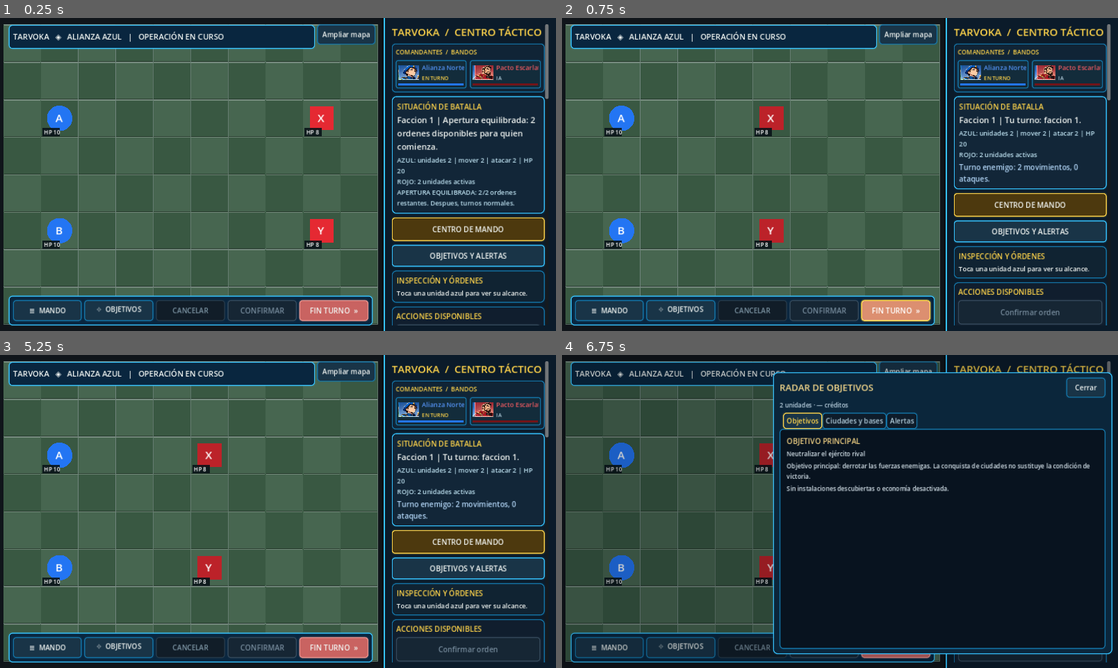
Above: before the commit, frames 1-4 (two rows, left to right).
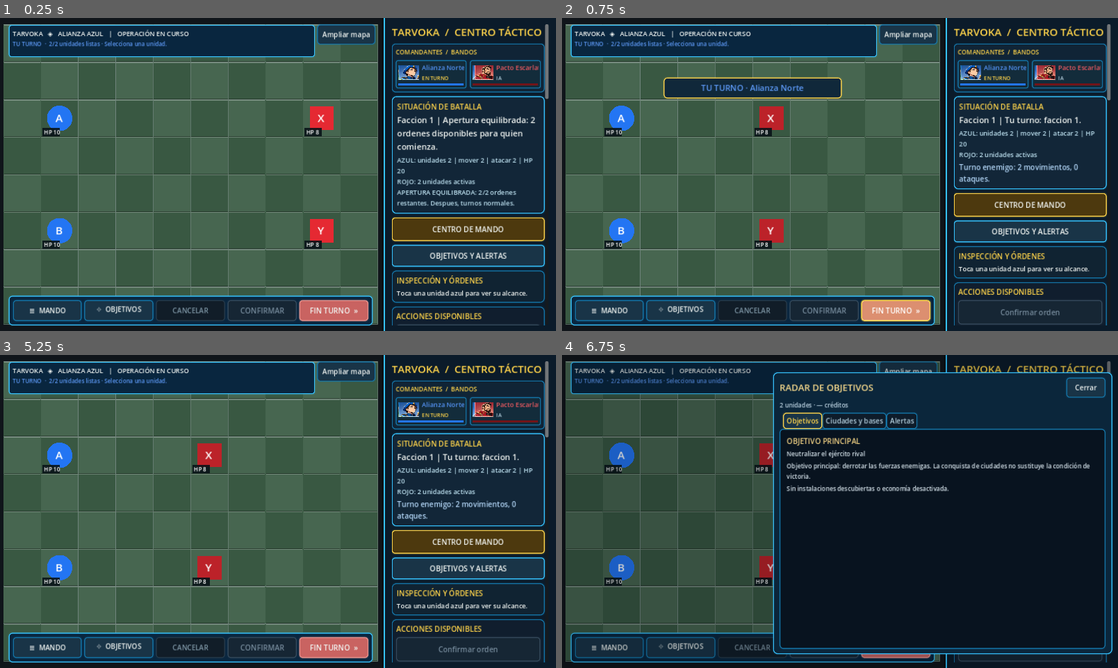
Above: after the commit, the same moments.

Repository: edwinrodri12/Tarvoka
Game: Godot game, scene res://scenes/Main.tscn
The game is run twice, just before and just after one commit, with the same random seed, the same clock (stepped at 60 frames per second) and the same inputs.
Inputs:
- Up to frame 1 (0.25 s): no input
- Up to frame 2 (0.75 s): click "FIN TURNO »" at 0.5 s
- Up to frame 3 (5.25 s): click "≡ MANDO" at 1.25 s; click "⌖ OBJETIVOS" at 2 s; click "Ampliar mapa" at 2.75 s; click "CENTRO DE MANDO" at 3.5 s; click "OBJETIVOS Y ALERTAS" at 4.25 s; click "Volver a batalla" at 5 s
- Up to frame 4 (6.75 s): click "≡ MANDO" at 5.75 s; click "Radar de objetivos, ciudades …" at 6.5 s

The runs differ from the first frame. In frame 1, 2.6% of the frame differs, in the area x 1-57%, y 2-13%; in frame 2, 4.8%, in the area x 1-57%, y 2-26%; in frame 3, 2.6%; in frame 4, 2.0%.

Commit message:
feat(ui): unidades listas y cambio de turno en HUD horizontal
* feat(ui): fog-safe turn and selected unit status readout

* feat(ui): turn-change toast and live selected-unit status on compact/expanded HUD

* test(ui): verify fog-safe unit readiness and real turn cues

* ci(ui): run turn and selection HUD regression on Godot

* test(ui): capture 960x540 compact unit-readiness HUD

* ci(ui): validate 22 authentic landscape captures after selected-unit HUD

* ci(ui): validate 22 authentic landscape captures after selected-unit HUD

* ci(ui): validate 22 authentic landscape captures after selected-unit HUD

* test(ui): compare with exact restored state for legacy unit movement keys

Diff:
--- /dev/null
+++ b/scripts/ui/BattleTurnReadout.gd
@@ -0,0 +1,87 @@
+extends RefCounted
+class_name TarvokaBattleTurnReadout
+
+# This is presentation only: it neither grants movement nor simulates attacks.
+# All ready flags come from the actual turn and logistics rules. In single
+# player, opponent counts and selected enemy internals are never inspected.
+const Turns = preload("res://scripts/core/Turns.gd")
+const Logistics = preload("res://scripts/core/Logistics.gd")
+const Opening = preload("res://scripts/core/OpeningBalance.gd")
+const Roles = preload("res://scripts/core/UnitRoles.gd")
+const Identity = preload("res://scripts/ui/FactionIdentity.gd")
+
+const GOLD := Color("#F8D078")
+const GREEN := Color("#75DFB0")
+const RED := Color("#FF978B")
+const MUTED := Color("#A5BBCB")
+
+static func snapshot(state: Dictionary, selected_id: String,
+        pending: Dictionary, vs_ai: bool) -> Dictionary:
+    var side: int = int(state.get("faction",-1))
+    var winner: int = int(state.get("winner",-1))
+    var result := {
+        "title":"ESPERANDO PARTIDA", "detail":"", "turn_text":"", "tint":MUTED,
+        "ready":0, "total":0, "selected":"", "state":"inactive"
+    }
+    if side not in [0,1] or not state.get("units") is Array:
+        return result
+    if winner in [0,1]:
+        result["title"] = "BATALLA FINALIZADA"
+        result["turn_text"] = "Victoria: %s" % Identity.name_for(state,winner)
+        result["detail"] = "Abre resultados para ver el informe."
+        result["tint"] = GOLD
+        result["state"] = "finished"
+        return result
+    if vs_ai and side == 1:
+        # No enemy army totals, supply states, selected-unit stats or
+        # "ready" counts: those may be concealed by fog of war.
+        result["title"] = "TURNO DEL RIVAL"
+        result["turn_text"] = "La IA está actuando"
+        result["detail"] = "Espera a que termine el turno enemigo."
+        result["tint"] = RED
+        result["state"] = "enemy"
+        return result
+
+    var faction_name: String = Identity.name_for(state,side)
+    result["title"] = "TU TURNO" if vs_ai or side == 0 else "TURNO JUGADOR 2"
+    result["turn_text"] = faction_name
+    result["tint"] = Identity.color_for(state,side).lightened(0.26)
+    result["state"] = "active"
+    var can_order: bool = Opening.can_order(state)
+    var chosen: Dictionary = {}
+    for candidate in state["units"]:
+        if not candidate is Dictionary or int(candidate.get("faction",-1)) != side or int(candidate.get("hp",0)) <= 0:
+            continue
+        result["total"] = int(result["total"]) + 1
+        if can_order and Turns.can_act(candidate,side):
+            result["ready"] = int(result["ready"]) + 1
+        if str(candidate.get("id","")) == selected_id:
+            chosen = candidate
+    var count_text := "%d/%d unidades listas" % [int(result["ready"]),int(result["total"])]
+    if not can_order:
+        result["detail"] = "APERTURA COMPLETADA · Termina el turno."
+        result["tint"] = GOLD
+        result["state"] = "opening_finished"
+    elif not pending.is_empty():
+        var order_type: String = "ATAQUE" if str(pending.get("kind","")) == "attack" else "MOVIMIENTO"
+        result["detail"] = "%s SIN CONFIRMAR · Confirma o cancela." % order_type
+        result["tint"] = GOLD
+        result["state"] = "pending"
+    elif chosen.is_empty():
+        result["detail"] = "%s · Selecciona una unidad." % count_text
+    else:
+        var unit_id: String = str(chosen.get("id",""))
+        var role: String = str(chosen.get("role",""))
+        var role_label: String = Roles.label(role) if Roles.valid(role) else "Unidad"
+        result["selected"] = unit_id
+        if not Turns.can_act(chosen,side):
+            result["detail"] = "%s %s · ACCIONES TERMINADAS · %s" % [role_label,unit_id,count_text]
+            result["state"] = "used"
+            result["tint"] = MUTED
+        else:
+            var ability: String = "MOVIMIENTO SIN USAR" if Turns.can_move(chosen,side) and Logistics.movement_budget(chosen) > 0 else "MOVIMIENTO AGOTADO"
+            var fire: String = "ARMA PREPARADA" if Logistics.can_fire(chosen) else "SIN DISPARO"
+            result["detail"] = "%s %s · %s · %s" % [role_label,unit_id,ability,fire]
+            result["state"] = "selected"
+            result["tint"] = GREEN
+    return result
--- a/scripts/ui/Main.gd
+++ b/scripts/ui/Main.gd
@@ -30,6 +30,7 @@
 const ResultsData = preload("res://scripts/ui/ResultsData.gd")
 const DisplayPrefs = preload("res://scripts/ui/DisplayPreferences.gd")
 const GameUiTheme = preload("res://scripts/ui/GameUiTheme.gd")
+const TurnReadout = preload("res://scripts/ui/BattleTurnReadout.gd")
 
 var board: Control
 var status_label: Label
@@ -120,6 +121,7 @@
 var battle_hud_toggle: Button
 var battle_hud_commands: VBoxContainer
 var compact_status: Label
+var compact_turn_cue: Label
 var compact_detail: Label
 var commander_sidebar_strip: Control
 var commander_compact_strip: Control
@@ -136,6 +138,11 @@
 var compact_iso: Button
 var expanded_header: PanelContainer
 var expanded_summary: Label
+var expanded_turn_cue: Label
+var turn_banner: PanelContainer
+var turn_banner_label: Label
+var _turn_banner_tween: Tween
+var _last_turn_side := -2
 var expanded_actions: PanelContainer
 var expanded_confirm: Button
 var expanded_cancel: Button
@@ -911,6 +918,13 @@
     compact_status.add_theme_color_override("font_color",Color("#F5E6B1"))
     compact_status.clip_text = true
     title_row.add_child(compact_status)
+    compact_turn_cue = Label.new()
+    compact_turn_cue.name = "EstadoDeUnidadMovil"
+    compact_turn_cue.clip_text = true
+    compact_turn_cue.mouse_filter = Control.MOUSE_FILTER_IGNORE
+    compact_turn_cue.add_theme_font_size_override("font_size",12)
+    compact_turn_cue.add_theme_color_override("font_color",Color("#75DFB0"))
+    title_row.add_child(compact_turn_cue)
     commander_compact_strip = CommanderIdentityStrip.new()
     commander_compact_strip.compact = true
     commander_compact_strip.name = "ComandantesEnPantallaMovil"
@@ -1059,15 +1073,25 @@
     expanded_header.offset_left = 12
     expanded_header.offset_right = -145
     expanded_header.offset_top = 8
-    expanded_header.offset_bottom = 63
-    expanded_header.add_theme_stylebox_override("panel",GameUiTheme.box_style(Color("#09263F"),GameUiTheme.EDGE_BRIGHT,8,10))
+    expanded_header.offset_bottom = 82
+    expanded_header.add_theme_stylebox_override("panel",GameUiTheme.box_style(Color("#09263F"),GameUiTheme.EDGE_BRIGHT,6,9))
     battle_hud_overlay.add_child(expanded_header)
+    var header_column := VBoxContainer.new()
+    header_column.mouse_filter = Control.MOUSE_FILTER_IGNORE
+    header_column.add_theme_constant_override("separation",3)
+    expanded_header.add_child(header_column)
     expanded_summary = Label.new()
     expanded_summary.mouse_filter = Control.MOUSE_FILTER_IGNORE
     expanded_summary.autowrap_mode = TextServer.AUTOWRAP_WORD_SMART
-    expanded_summary.add_theme_font_size_override("font_size",18)
+    expanded_summary.add_theme_font_size_override("font_size",15)
     expanded_summary.add_theme_color_override("font_color",GameUiTheme.TEXT)
-    expanded_header.add_child(expanded_summary)
+    header_column.add_child(expanded_summary)
+    expanded_turn_cue = Label.new()
+    expanded_turn_cue.name = "EstadoDeUnidadExpandido"
+    expanded_turn_cue.clip_text = true
+    expanded_turn_cue.mouse_filter = Control.MOUSE_FILTER_IGNORE
+    expanded_turn_cue.add_theme_font_size_override("font_size",13)
+    header_column.add_child(expanded_turn_cue)
 
     expanded_actions = PanelContainer.new()
     expanded_actions.mouse_filter = Control.MOUSE_FILTER_PASS
@@ -1123,6 +1147,26 @@
     battle_hud_toggle.pressed.connect(_toggle_battle_hud)
     battle_hud_overlay.add_child(battle_hud_toggle)
 
+    # A non-interactive turn announcement appears briefly over the battlefield.
+    # No screen-wide scrim, no timer and no blocked taps.
+    turn_banner = PanelContainer.new()
+    turn_banner.name = "AvisoDeCambioDeTurno"
+    turn_banner.mouse_filter = Control.MOUSE_FILTER_IGNORE
+    turn_banner.set_anchors_and_offsets_preset(Control.PRESET_CENTER_TOP)
+    turn_banner.offset_left = -205
+    turn_banner.offset_right = 205
+    turn_banner.offset_top = 129
+    turn_banner.offset_bottom = 174
+    turn_banner.add_theme_stylebox_override("panel",GameUiTheme.box_style(
+        Color("#10283A"),GameUiTheme.GOLD,8,10))
+    battle_hud_overlay.add_child(turn_banner)
+    turn_banner_label = Label.new()
+    turn_banner_label.mouse_filter = Control.MOUSE_FILTER_IGNORE
+    turn_banner_label.horizontal_alignment = HORIZONTAL_ALIGNMENT_CENTER
+    turn_banner_label.add_theme_font_size_override("font_size",19)
+    turn_banner.add_child(turn_banner_label)
+    turn_banner.hide()
+
     # Separate responsive camera shortcut row avoids overlaying commander
     # portraits and the status label on narrow Android displays.
     compact_center = Button.new()
@@ -1225,6 +1269,23 @@
     if summary_key != _unit_summary_cache_key:
         _unit_summary_cache_key = summary_key
         unit_summary_refresh_count += 1
+        var readout: Dictionary = TurnReadout.snapshot(
+            board.state,board.selected_id,board.pending_order,board.ai_enabled)
+        var active_side: int = int(board.state.get("faction",-1))
+        if _last_turn_side == -2:
+            _last_turn_side = active_side
+        elif _last_turn_side != active_side:
+            _last_turn_side = active_side
+            if int(board.state.get("winner",-1)) == -1:
+                _show_turn_banner(str(readout["title"])+" · "+str(readout["turn_text"]),
+                    readout["tint"])
+        var cue: String = str(readout["title"])+"  ·  "+str(readout["detail"])
+        _update_text(compact_turn_cue,cue)
+        compact_turn_cue.tooltip_text = cue
+        compact_turn_cue.add_theme_color_override("font_color",readout["tint"])
+        _update_text(expanded_turn_cue,cue)
+        expanded_turn_cue.tooltip_text = cue
+        expanded_turn_cue.add_theme_color_override("font_color",readout["tint"])
         # Source of truth is the current match, including restored saves.
         # Portrait ribbons remain presentation-only and fog-safe.
         commander_sidebar_strip.bind_state(board.state,board.ai_enabled)
@@ -1432,13 +1493,40 @@
     if label.text != content:
         label.text = content
 
+func _show_turn_banner(message: String, tint: Color) -> void:
+    if turn_banner == null or board == null:
+        return
+    if _turn_banner_tween != null and _turn_banner_tween.is_running():
+        _turn_banner_tween.kill()
+    turn_banner.hide()
+    if board.battery_saver or message.is_empty():
+        return
+    turn_banner_label.text = message
+    turn_banner_label.add_theme_color_override("font_color",tint)
+    turn_banner.modulate.a = 1.0
+    turn_banner.show()
+    _turn_banner_tween = create_tween()
+    _turn_banner_tween.tween_interval(0.42)
+    _turn_banner_tween.tween_property(turn_banner,"modulate:a",0.0,0.32).set_trans(
+        Tween.TRANS_SINE).set_ease(Tween.EASE_OUT)
+    _turn_banner_tween.tween_callback(turn_banner.hide)
+
 func _end_turn() -> void:
     # Never discard an unconfirmed attack or movement with an accidental tap.
     # Players can explicitly confirm or cancel and then finish the turn.
     if not board.pending_order.is_empty():
         board.message = "Confirma o cancela la orden antes de terminar turno."
         return
+    var prior: Dictionary = board.state
     board.finish_turn()
+    # Single-player AI finishes synchronously and returns to the same side:
+    # the observed faction need not change, but a valid end turn still deserves
+    # feedback. The normal _process change detector covers local hotseat.
+    if board.state != prior and int(board.state.get("faction",-1)) == int(prior.get("faction",-2)) and int(board.state.get("winner",-1)) == -1:
+        var readout: Dictionary = TurnReadout.snapshot(
+            board.state,board.selected_id,board.pending_order,board.ai_enabled)
+        _show_turn_banner(str(readout["title"])+" · "+str(readout["turn_text"]),
+            readout["tint"])
 
 func _save_game() -> void:
     board.save_game()
--- a/tests/capture_ui_gallery.gd
+++ b/tests/capture_ui_gallery.gd
@@ -89,6 +89,18 @@
     main._set_compact_hud(false)
     if not await _capture_landscape("07-batalla-1280x720",Vector2i(1280,720),"Batalla · tablero táctico horizontal"):
         _failed = true
+
+    # Mobile selection is a real, non-destructive unit state. The status strip
+    # must remain readable at 960x540 in fullscreen HUD.
+    var selected_before_gallery: String = main.board.selected_id
+    main._set_compact_hud(true)
+    main.board.selected_id = "A"
+    main._process(0.0)
+    if not await _capture_landscape("22-unidad-seleccionada-960x540",Vector2i(960,540),"Batalla · unidad activa y acciones disponibles"):
+        _failed = true
+    main.board.selected_id = selected_before_gallery
+    main._set_compact_hud(false)
+    main._process(0.0)
 
     # Visual QA of the REAL attack controller, not a painted mockup.
     # The scenario stays in memory and its authoritative state is restored.
@@ -208,11 +220,11 @@
         },"  "))
         file.close()
     main.queue_free()
-    if _failed or _manifest.size() != 21:
-        push_error("Landscape UI QA incomplete: %d/21 captures" % _manifest.size())
-        quit(1)
-        return
-    print("PASS visual gallery: 21 rendered landscape PNG screens with nonblank checks and manifest")
+    if _failed or _manifest.size() != 22:
+        push_error("Landscape UI QA incomplete: %d/22 captures" % _manifest.size())
+        quit(1)
+        return
+    print("PASS visual gallery: 22 rendered landscape PNG screens with nonblank checks and manifest")
     quit(0)
 
 func _capture_landscape(stem: String, resolution: Vector2i, caption: String) -> bool:
--- /dev/null
+++ b/tests/test_turn_selection_hud.gd
@@ -0,0 +1,96 @@
+extends SceneTree
+
+const Readout = preload("res://scripts/ui/BattleTurnReadout.gd")
+const Session = preload("res://scripts/core/BattleSession.gd")
+const Roles = preload("res://scripts/core/UnitRoles.gd")
+const Scenarios = preload("res://scripts/core/Scenarios.gd")
+const Identity = preload("res://scripts/ui/FactionIdentity.gd")
+
+func _initialize() -> void:
+    call_deferred("_run")
+
+func _run() -> void:
+    var ally: Dictionary = Roles.make_unit("A",0,Vector2i(1,2),"tank")
+    var enemy: Dictionary = Roles.make_unit("X",1,Vector2i(2,2),"tank")
+    var state: Dictionary = Session.start([ally,enemy],Scenarios.terrain(0),0,true,false,true,true)
+    state[Identity.STATE_FIELD] = {"0":"union_verde","1":"orden_onix"}
+    var before: Dictionary = state.duplicate(true)
+    var idle: Dictionary = Readout.snapshot(state,"",{},true)
+    assert(idle["state"] == "active")
+    assert(idle["title"] == "TU TURNO")
+    assert(idle["total"] == 1 and idle["ready"] == 1)
+    assert(str(idle["detail"]).contains("Selecciona una unidad"))
+    assert(idle["turn_text"] == Identity.name_for(state,0))
+    var chosen: Dictionary = Readout.snapshot(state,"A",{},true)
+    assert(chosen["selected"] == "A")
+    assert(chosen["state"] == "selected")
+    assert(str(chosen["detail"]).contains("ARMA PREPARADA"))
+    assert(str(chosen["detail"]).contains("MOVIMIENTO SIN USAR"))
+    state["units"][0]["moved"] = true
+    var moved: Dictionary = Readout.snapshot(state,"A",{},true)
+    assert(str(moved["detail"]).contains("MOVIMIENTO AGOTADO"))
+    state["units"][0]["acted"] = true
+    var used: Dictionary = Readout.snapshot(state,"A",{},true)
+    assert(used["state"] == "used" and used["ready"] == 0)
+    # Restore the exact source state: old saves may not have a "moved" key.
+    state = before.duplicate(true)
+    var order: Dictionary = Readout.snapshot(state,"A",
+        {"kind":"attack","cell":Vector2i(2,2),"target_id":"X"},true)
+    assert(order["state"] == "pending" and order["detail"].contains("SIN CONFIRMAR"))
+    assert(state == before)
+
+    # In solo mode, opponent status must not reveal army counts, HP or ammo.
+    state["faction"] = 1
+    var hidden: Dictionary = Readout.snapshot(state,"X",{},true)
+    assert(hidden["state"] == "enemy")
+    assert(hidden["total"] == 0 and hidden["ready"] == 0)
+    assert(hidden["selected"] == "")
+    assert(hidden["detail"] == "Espera a que termine el turno enemigo.")
+    var local: Dictionary = Readout.snapshot(state,"X",{},false)
+    assert(local["title"] == "TURNO JUGADOR 2")
+    assert(local["total"] == 1 and local["ready"] == 1)
+    assert(local["selected"] == "X")
+    state["winner"] = 0
+    assert(Readout.snapshot(state,"X",{},true)["state"] == "finished")
+
+    # Actual Main scene: compact/desktop share the same readout and a
+    # turn-change notification never changes the match or saves.
+    var main: Control = load("res://scenes/Main.tscn").instantiate()
+    root.add_child(main)
+    await process_frame
+    main.board.ai_enabled = false
+    main.board.autosave_enabled = false
+    main.board.battery_saver = false
+    main.board.state = before.duplicate(true)
+    main.board.selected_id = "A"
+    main._last_turn_side = 0
+    main._process(0.0)
+    assert(main.compact_turn_cue != null and main.expanded_turn_cue != null)
+    assert(main.compact_turn_cue.text == main.expanded_turn_cue.text)
+    assert(main.compact_turn_cue.text.contains("ARMA PREPARADA"))
+    assert(main.board.state == before)
+    main.board.require_order_confirmation = true
+    main.board._request_order(Vector2i(2,2),{"id":"X"})
+    assert(main.board.pending_order.get("kind","") == "attack")
+    main._process(0.0)
+    assert(main.compact_turn_cue.text.contains("SIN CONFIRMAR"))
+    var unchanged: Dictionary = main.board.state.duplicate(true)
+    main._end_turn()
+    assert(main.board.state == unchanged)
+    assert(not main.board.pending_order.is_empty())
+    main.board.pending_order.clear()
+    main.board.selected_id = ""
+    main._process(0.0)
+    main._end_turn()
+    main._process(0.0)
+    assert(int(main.board.state["faction"]) == 1)
+    assert(main.turn_banner.visible)
+    assert(main.turn_banner_label.text.contains("TURNO JUGADOR 2"))
+    assert(main.compact_turn_cue.text.contains("TURNO JUGADOR 2"))
+    assert(main.board.state != unchanged)
+    main.board.battery_saver = true
+    main._show_turn_banner("Prueba",Color.WHITE)
+    assert(not main.turn_banner.visible)
+    main.queue_free()
+    print("PASS turn/selection HUD: legal unit statuses, hotseat, safe fog, pending orders, turn cue and battery saver")
+    quit(0)
